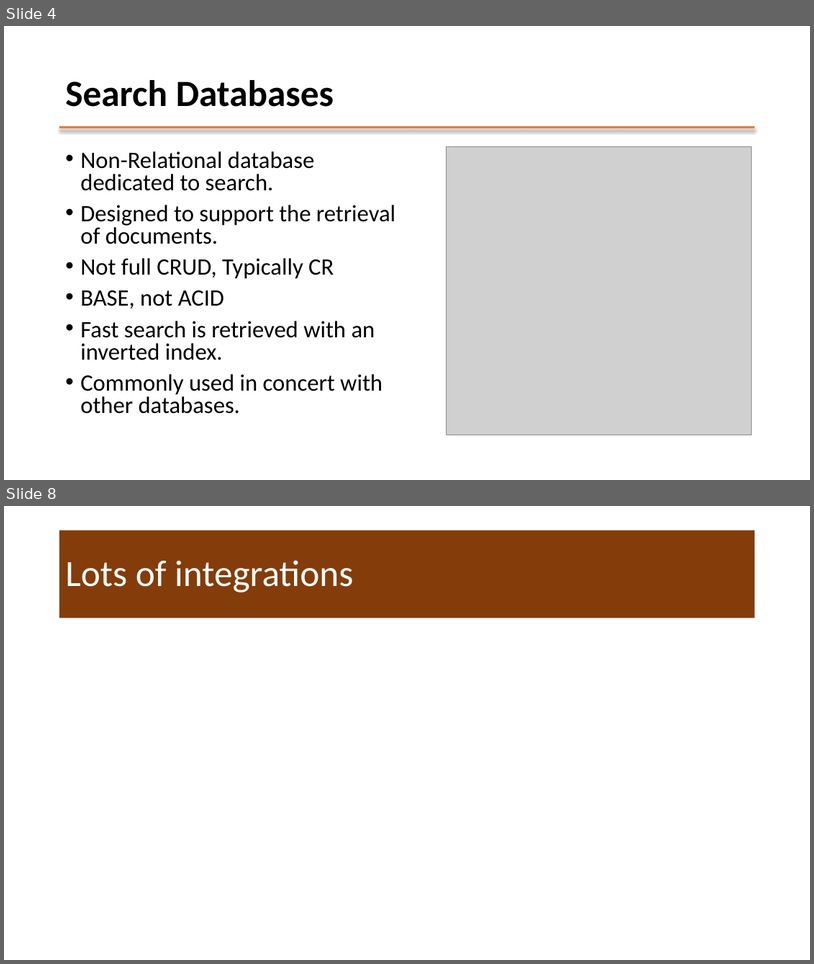
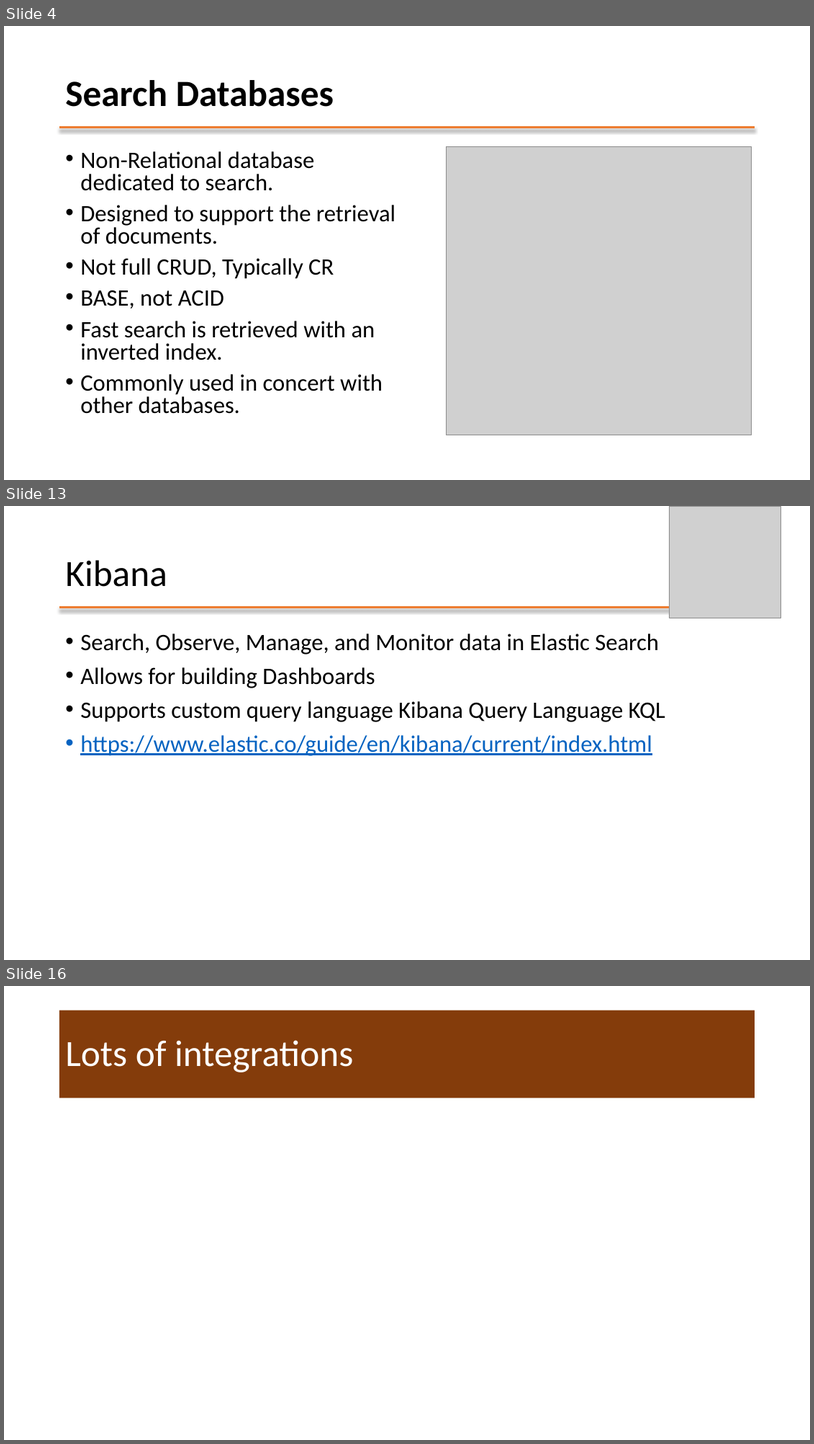
Before and after one commit to mafudge/ist769-old, a slide deck: content/J-Search/J-Search.pptx. Shown one above the other, each under a label of ours: slides 4 and 8 before the commit, slides 4, 13 and 16 after it; the slides between them are not shown. The pictures are 814x964 and 814x1444 pixels, drawn with LibreOffice and Linux fonts; fonts in the diff are those of the drawing; grey boxes stand for pictures. Boxes give left, top, right and bottom in pixels: in the first picture for what was removed or moved away, otherwise in the second. Text is boxed around its words. In the diff, an @@ line names an element or a change of style, - is before the commit and + after.

Commit message:
elastic

```diff
--- a/content/J-Search/J-Search.pptx
+++ b/content/J-Search/J-Search.pptx
@@ slide 13 added at [4,506,810,960], background #FFFFFF; not listed: 1 template element that a slide beside it also shows @@
@@ picture added at [669,506,782,618] @@
@@ title added at [65,560,167,587], 44 pt, text #000000 @@
+Kibana
@@ text added at [80,633,666,756], 28 pt, text #000000 @@
+• Search, Observe, Manage, and Monitor data in Elastic Search
+• Allows for building Dashboards
+• Supports custom query language Kibana Query Language KQL
+• https://www.elastic.co/guide/en/kibana/current/index.html
@@ what was slide 8 is now slide 16 @@
```
Also in this commit, not shown: 2 slides changed, 8 other slides added, 1 slide removed, 2 other files.
